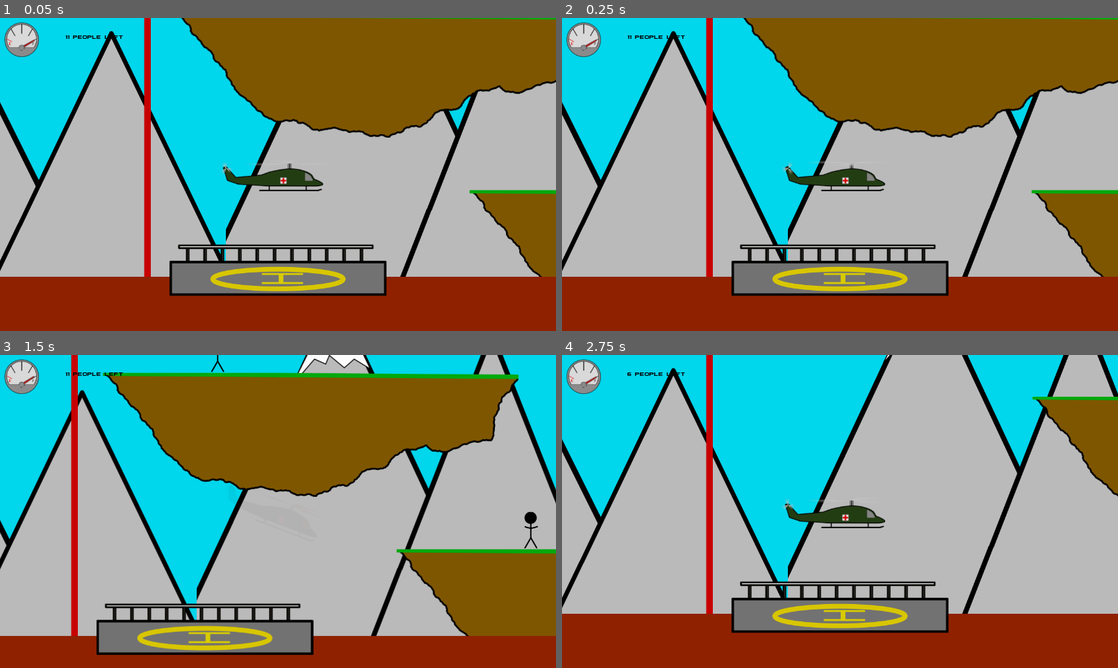
Above: before the commit, frames 1-4 (two rows, left to right).
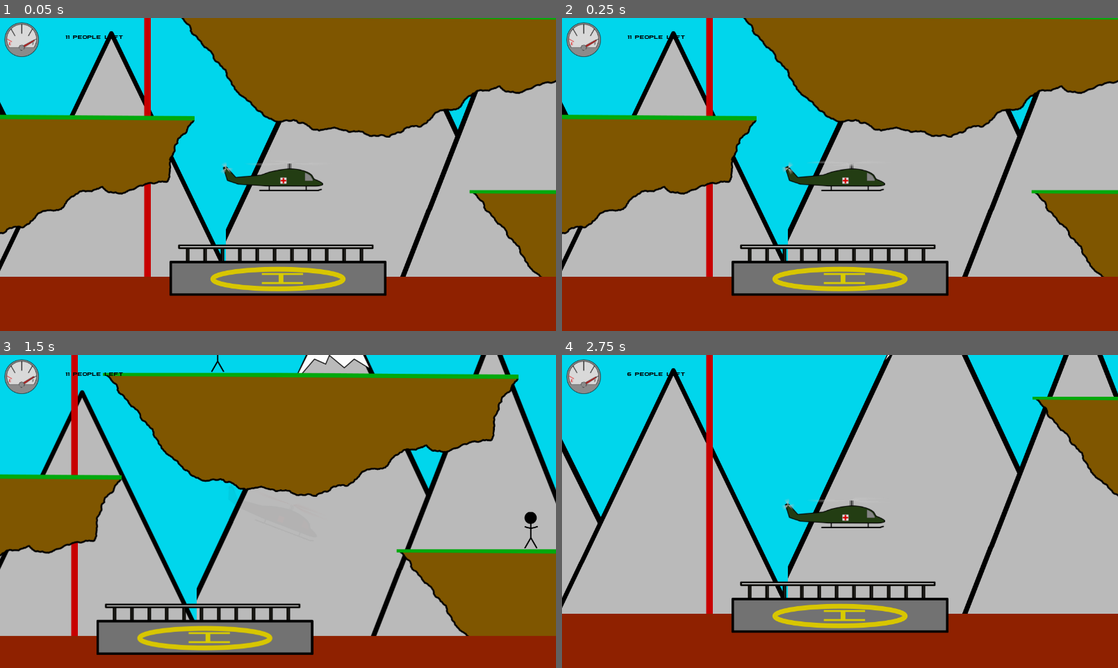
Above: after the commit, the same moments.

Repository: Inglo-Games/EvacHavoc2
Game: Godot game, scene res://scenes/levels/04.tscn
Same seed, same stepped clock (60 frames per second), same inputs: the game is played once before the commit and once after it. This scene is started directly instead of the project's main scene.
Inputs (mouse positions are in pixels of both pictures, inside the frame that each line leads up to):
- Up to frame 1 (0.05 s): no input
- Up to frame 2 (0.25 s): no input
- Up to frame 3 (1.5 s): tap Enter at 0.5 s; move the mouse to (400, 495) at 0.52 s; hold Right (move_right) from 0.53 s (still down); click (400, 495) at 0.67 s; tap Up (move_up) at 0.77 s; move the mouse to (166, 527) at 1.27 s
- Up to frame 4 (2.75 s): tap Up (move_up) at 1.52 s; release Right (move_right) at 2 s; click "Play Game" at 2 s

The runs differ from the first frame. In frame 1, 8.8% of the frame differs, in the area x 0-35%, y 30-70%; in frame 2, 8.8%; in frame 3, 4.5%; in frame 4, nothing differs.

Commit message:
Addition additional island to level 4

Diff:
--- a/game/scenes/levels/04.tscn
+++ b/game/scenes/levels/04.tscn
@@ -29,6 +29,9 @@
 
 [node name="island8" parent="islands" index="7" instance=ExtResource( 2 )]
 position = Vector2( 502.281, -1665 )
+
+[node name="island9" parent="islands" index="8" instance=ExtResource( 2 )]
+position = Vector2( -370.517, -245.756 )
 
 [node name="person" parent="people" index="0" groups=[
 "people",
